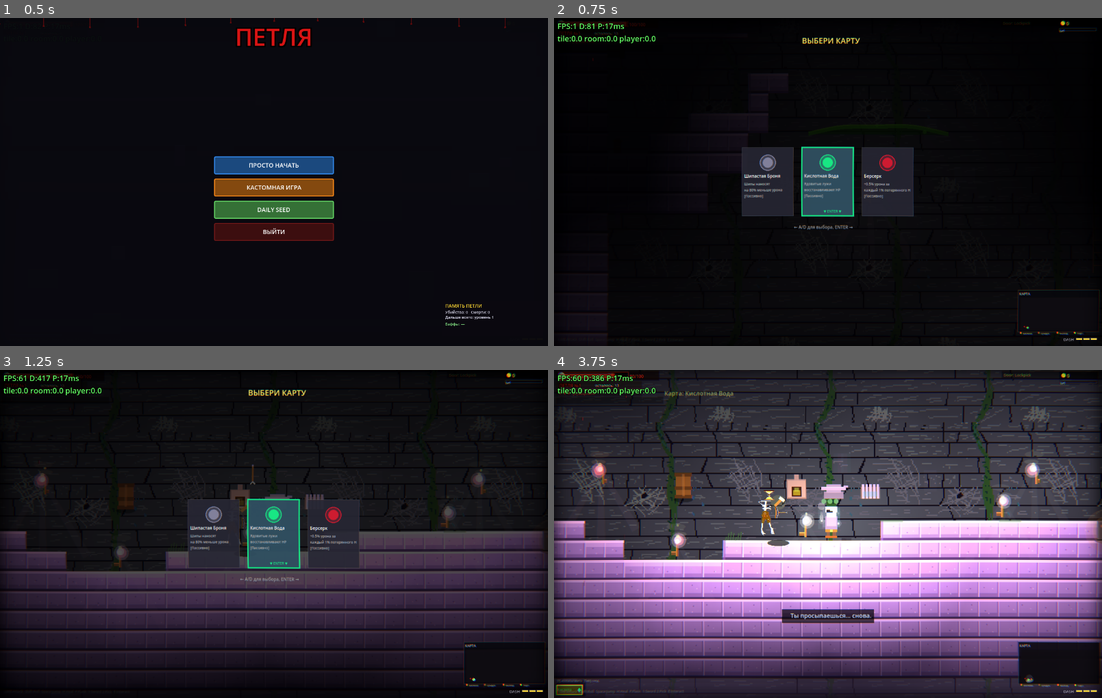
Above: before the commit, frames 1-4 (two rows, left to right).
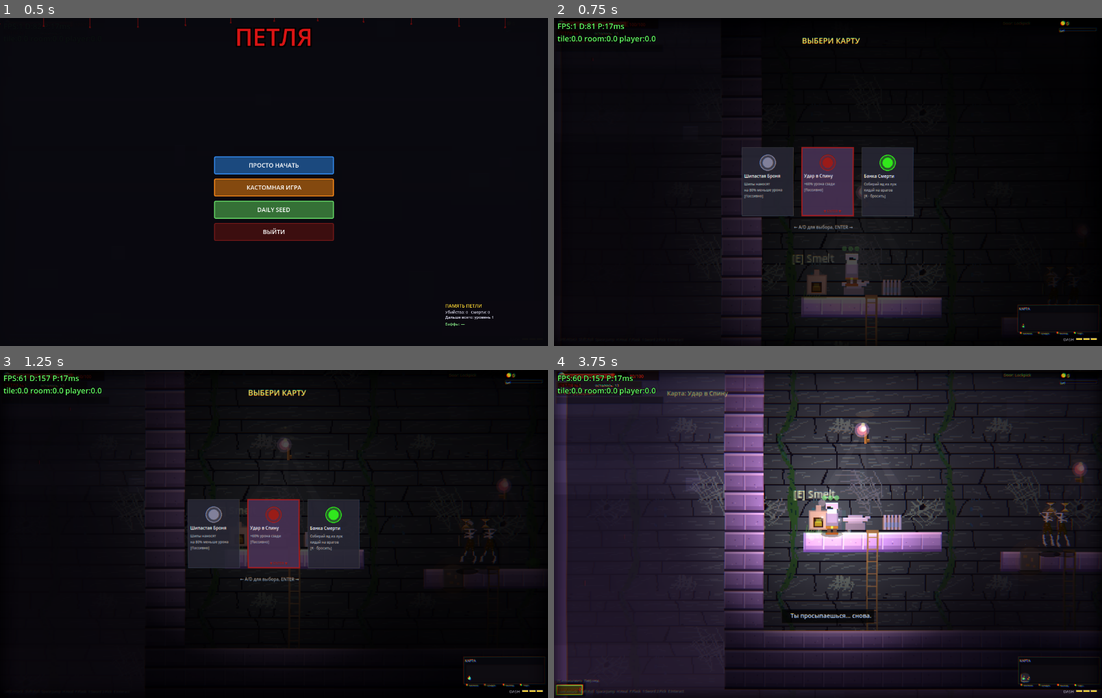
Above: after the commit, the same moments.

Repository: volcraft44/petlya-game
Game: Godot game, scene res://scenes/main.tscn
Two runs of this game, one before a commit and one after it. Both use one fixed random seed, a clock stepped at 60 frames per second and the inputs below.
Inputs (mouse positions are in pixels of both pictures, inside the frame that each line leads up to):
- Up to frame 1 (0.5 s): no input
- Up to frame 2 (0.75 s): click "ПРОСТО НАЧАТЬ" at 0.5 s
- Up to frame 3 (1.25 s): no input
- Up to frame 4 (3.75 s): tap Enter (ui_accept) at 1.25 s; move the mouse to (948, 517) at 1.27 s; hold D (move_right) 1.28-2 s; hold Space (jump) 1.28-2 s; click (948, 517) at 1.42 s; drag from (718, 550) to (1019, 514) at 2.02 s; move the mouse to (882, 461) at 2.77 s; hold A (move_left) 2.78-3.5 s; hold Space (jump) 2.78-3.5 s; tap R at 2.85 s; drag from (800, 599) to (866, 524) at 3.52 s

Frame 1 is identical in both runs. In frame 2, 7.2% of the frame differs, in the area x 30-100%, y 36-99%; in frame 3, 32%; in frame 4, 68%, in the area x 0-100%, y 0-100%.

Commit message:
Smooth analog jump height; rule-based platformer level generation
- Variable jump is now smooth/analog: releasing jump while rising applies
  stronger (3x) gravity instead of a hard velocity clamp, so height is fully
  controllable by how long you hold.
- New _generate_platformer() replaces random area-fill for normal levels: a
  designed left-to-right path of platforms with jump gaps and height changes
  kept strictly inside the player's jump envelope (gap/up-step coupled so
  every jump is reachable). A continuous lower safety floor + ladders to every
  platform mean a missed jump isn't death and the door is always reachable —
  no softlocks, disputes favor the player. Difficulty scales gap size by level.

Co-Authored-By: Claude Opus 4.8 <noreply@anthropic.com>

Diff:
--- a/scripts/player.gd
+++ b/scripts/player.gd
@@ -1252,20 +1252,20 @@
 				if is_on_floor() and not Input.is_action_pressed("move_down"):
 					is_on_vine = false
 
-	# Переменная высота прыжка: отпустил пробел пока ещё летим вверх — режем
-	# скорость подъёма (низкий прыжок). Держишь — взлетаем на полную высоту.
-	if is_jump_rising:
-		if velocity.y >= 0.0:
-			is_jump_rising = false
-		elif not Input.is_action_pressed("jump") and not Input.is_action_pressed("move_up"):
-			if velocity.y < JUMP_CUT_VELOCITY:
-				velocity.y = JUMP_CUT_VELOCITY
-			is_jump_rising = false
+	# Переменная высота прыжка (плавно, без резкого обрыва): пока летим вверх
+	# и пробел ОТПУЩЕН — добавляем повышенную гравитацию, и подъём плавно
+	# скругляется. Держишь дольше — выше. Высота полностью аналоговая.
+	var jump_held := Input.is_action_pressed("jump") or Input.is_action_pressed("move_up")
+	if is_jump_rising and velocity.y >= 0.0:
+		is_jump_rising = false   # достигли вершины — режим управления высотой окончен
 
 	if not is_on_vine:
-		# Fast-fall: apply extra gravity when falling (not jumping up) — Dead Cells feel
 		if velocity.y > 0:
-			velocity.y += gravity * 1.5 * delta  # Fall faster
+			# Fast-fall: apply extra gravity when falling — Dead Cells feel
+			velocity.y += gravity * 1.5 * delta
+		elif is_jump_rising and not jump_held:
+			# Подъём с ОТПУЩЕННЫМ прыжком — гасим взлёт сильнее (но плавно).
+			velocity.y += gravity * 3.0 * delta
 		else:
 			velocity.y += gravity * delta
 
--- a/scripts/room.gd
+++ b/scripts/room.gd
@@ -272,7 +272,7 @@
 	_enemy_scene_ref = enemy_scene
 	_set_biome(level)
 	_determine_challenge_type()
-	_generate_cave()
+	_generate_platformer()
 	_build_collision()
 	_place_torches()
 	_calculate_dark_zones()
@@ -1043,6 +1043,145 @@
 					rock_light    = Color(1.00, 0.95, 0.85)
 					surface_color = Color(1.00, 0.98, 0.92)
 					bg_color      = Color(0.20, 0.15, 0.10)
+
+func _generate_platformer():
+	# === ПЛАТФОРМЕННЫЙ УРОВЕНЬ «ПО ПРАВИЛАМ» ===
+	# Не бездумные блоки, а спроектированный путь: цепочка площадок с
+	# прыжковыми разрывами и перепадами высот СТРОГО в пределах прыжка игрока
+	# (jump=-360, g=980 → ~4 тайла вверх / ~5 в длину). Снизу — общий
+	# страховочный пол + лестницы к каждой площадке: упал — не умер, поднялся
+	# и продолжил. Софтлока быть не может (дверь достижима и по платформам,
+	# и по нижнему полу через крайнюю лестницу) — «в спорных ситуациях за игрока».
+	room_width = 2600.0
+	room_height = 600.0
+	grid_cols = int(room_width / tile_size)
+	grid_rows = int(room_height / tile_size)
+	floor_y = room_height - tile_size * 2
+	ceiling_y = tile_size * 2
+
+	grid.clear()
+	explored.clear()
+	caves.clear()
+	platforms.clear()
+	chests.clear()
+	ladders.clear()
+	oneway_platforms.clear()
+	spikes.clear()
+	poison_pipes.clear()
+	pressure_plates.clear()
+	minimap_rooms.clear()
+
+	# Всё твёрдое, затем вырезаем игровой объём (рамка стен остаётся).
+	for r in grid_rows:
+		var erow := []
+		var row := []
+		for c in grid_cols:
+			erow.append(false)
+			row.append(1)
+		explored.append(erow)
+		grid.append(row)
+
+	var left_wall := 2
+	var right_wall := grid_cols - 3
+	var top_wall := 2
+	for r in range(top_wall, grid_rows):
+		for c in range(left_wall, right_wall + 1):
+			grid[r][c] = 0
+
+	# Нижний страховочный пол.
+	var lower_r := grid_rows - 3
+	for c in range(left_wall, right_wall + 1):
+		for r in range(lower_r, grid_rows):
+			grid[r][c] = 1
+
+	var rng := RandomNumberGenerator.new()
+	# Сложность растёт с уровнем (но всё ещё в пределах прыжка).
+	var diff: int = clampi(room_level, 1, 9)
+
+	var path_r := lower_r - 5
+	var c_cursor := left_wall + 2
+	var platform_tops: Array = []
+
+	# Стартовая площадка (широкая, безопасная).
+	var start_w := 7
+	for c in range(c_cursor, c_cursor + start_w):
+		grid[path_r][c] = 1
+	platform_tops.append({"c0": c_cursor, "c1": c_cursor + start_w - 1, "r": path_r})
+	caves.append({
+		"x": float((c_cursor + 2) * tile_size),
+		"y": float((path_r - 4) * tile_size),
+		"floor_y": float(path_r * tile_size),
+		"type": "start",
+	})
+	c_cursor += start_w
+
+	# Сегменты до правого края — каждый прыжок в безопасном «конверте».
+	while c_cursor < right_wall - 12:
+		# Сначала выбираем разрыв, потом ограничиваем перепад высоты под него,
+		# чтобы комбинация (вверх+вдаль) ВСЕГДА была допрыгиваемой.
+		var gap: int = rng.randi_range(2, 3 + (1 if diff >= 4 else 0))   # 2..4
+		c_cursor += gap
+		var max_up: int
+		if gap >= 4:
+			max_up = 1
+		elif gap == 3:
+			max_up = 2
+		else:
+			max_up = 3
+		var dr: int = rng.randi_range(-max_up, 2)   # вверх трудно, вниз легко
+		path_r = clampi(path_r + dr, top_wall + 3, lower_r - 2)
+		var pw: int = rng.randi_range(4, 7)
+		if c_cursor + pw > right_wall - 2:
+			pw = right_wall - 2 - c_cursor
+		if pw < 3:
+			break
+		for c in range(c_cursor, c_cursor + pw):
+			grid[path_r][c] = 1
+		platform_tops.append({"c0": c_cursor, "c1": c_cursor + pw - 1, "r": path_r})
+		c_cursor += pw
+
+	# Финальная площадка справа + дверь.
+	var end_c0: int = right_wall - 8
+	var end_r: int = clampi(path_r, top_wall + 3, lower_r - 2)
+	for c in range(end_c0, right_wall + 1):
+		grid[end_r][c] = 1
+	platform_tops.append({"c0": end_c0, "c1": right_wall, "r": end_r})
+	caves.append({
+		"x": float((right_wall - 3) * tile_size),
+		"y": float((end_r - 4) * tile_size),
+		"floor_y": float(end_r * tile_size),
+		"type": "door",
+	})
+
+	# Лестницы от каждой площадки вниз к страховочному полу.
+	for pt in platform_tops:
+		var lc: int = int((pt.c0 + pt.c1) / 2)
+		for r in range(pt.r + 1, lower_r):
+			grid[r][lc] = 0
+		ladders.append({
+			"x": float(lc * tile_size + tile_size / 2),
+			"y_top": float(pt.r * tile_size),
+			"y_bottom": float(lower_r * tile_size),
+			"col": lc,
+		})
+
+	# «Нормальные» пещеры для спавна врагов/лута — на площадках и нижнем полу.
+	for pt in platform_tops:
+		if pt.c1 - pt.c0 >= 4 and pt.r != platform_tops[0].r:
+			caves.append({
+				"x": float(int((pt.c0 + pt.c1) / 2) * tile_size),
+				"y": float((pt.r - 3) * tile_size),
+				"floor_y": float(pt.r * tile_size),
+				"type": "normal",
+			})
+	caves.append({
+		"x": float(int((left_wall + right_wall) / 2) * tile_size),
+		"y": float((lower_r - 3) * tile_size),
+		"floor_y": float(lower_r * tile_size),
+		"type": "normal",
+	})
+
+	reachable_set = _get_reachable_tiles()
 
 func _generate_cave():
 	grid.clear()
